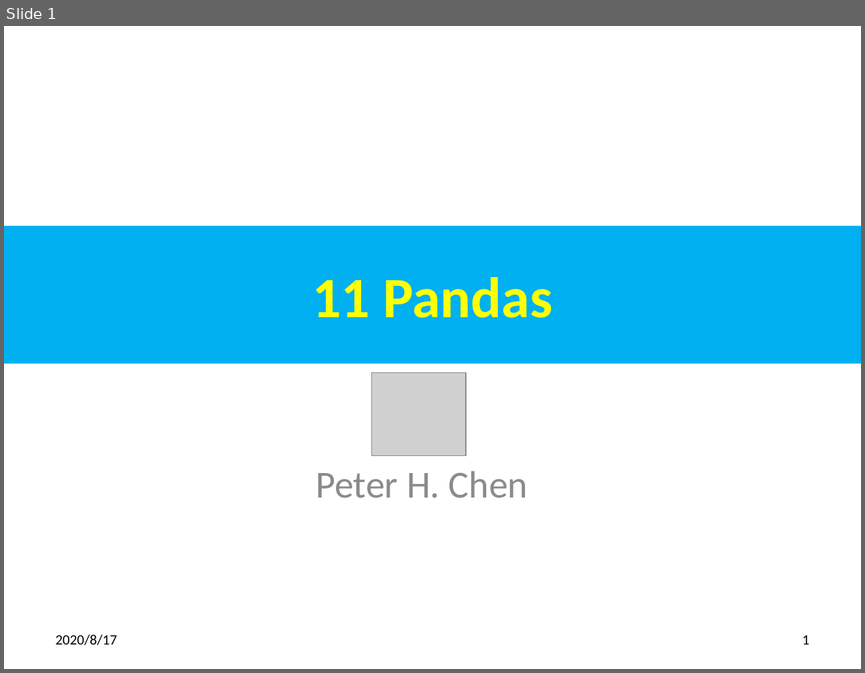
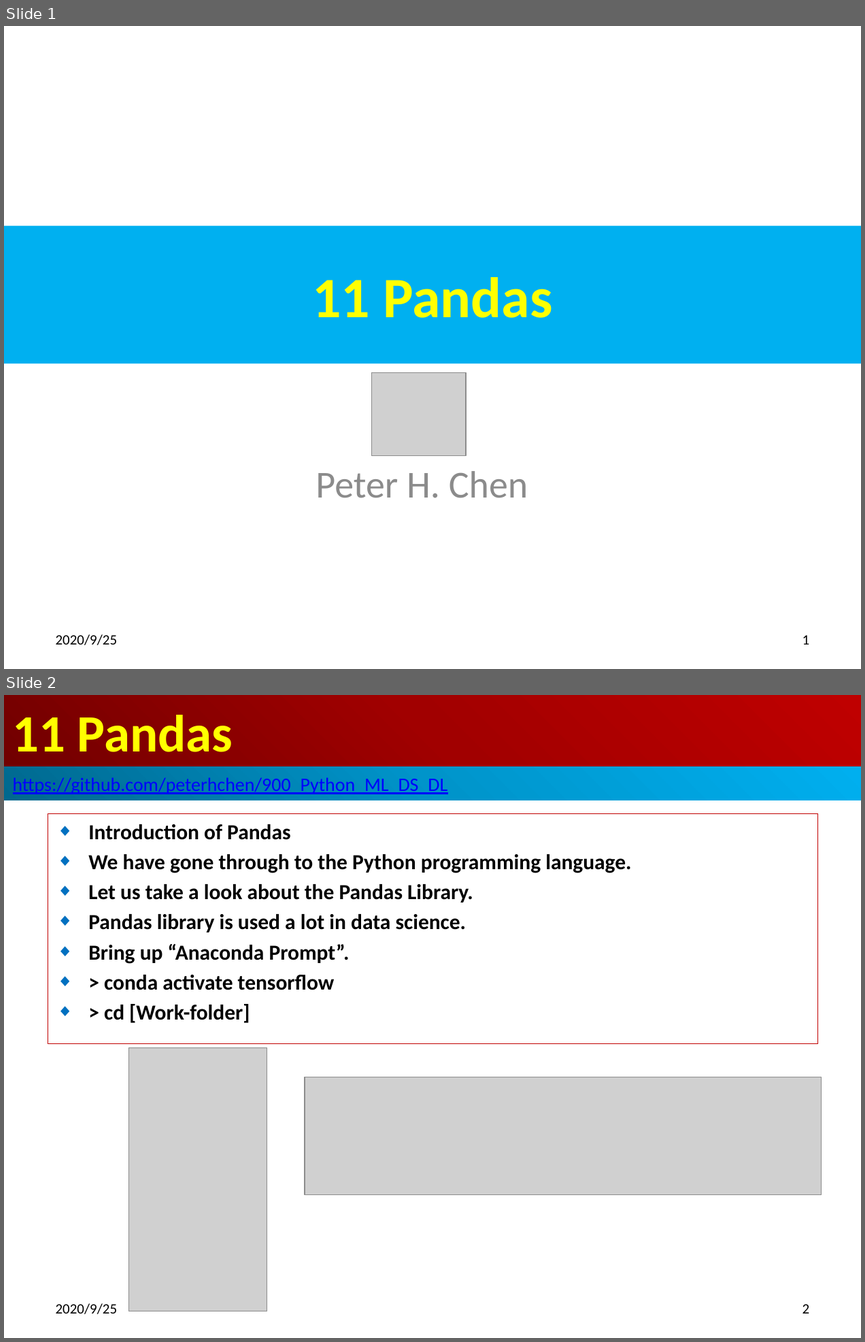
Before and after one commit to peterhchen/900_Python_ML_DS_DL, a slide deck: 011_PandaLibrary.pptx. Shown one above the other, each under a label of ours: slide 1 before the commit, slides 1 and 2 after it. The pictures are 865x673 and 865x1342 pixels, drawn with LibreOffice and Linux fonts; fonts in the diff are those of the drawing; grey boxes stand for pictures. Boxes give left, top, right and bottom in pixels: in the first picture for what was removed or moved away, otherwise in the second. Text is boxed around its words. In the diff, an @@ line names an element or a change of style, - is before the commit and + after.

```diff
--- a/011_PandaLibrary.pptx
+++ b/011_PandaLibrary.pptx
@@ slide 2 added at (4,695,861,1338), background #FFFFFF @@
@@ title added at (4,695,861,767), fill gradient #720000 to #A20000 to #C00000, 44 pt, text #FFFF00, bold @@
+11 Pandas
@@ rectangle added at (4,767,861,800), fill gradient #00688E to #0094CA to #00B0F0, 16 pt, text #0000FF, underline @@
+https://github.com/peterhchen/900_Python_ML_DS_DL
@@ subtitle added at (48,814,818,1044), outline #C00000 0.75 pt, 18 pt, text #000000, bold @@
+◆ Introduction of Pandas
+◆ We have gone through to the Python programming language.
+◆ Let us take a look about the Pandas Library.
+◆ Pandas library is used a lot in data science.
+◆ Bring up “Anaconda Prompt”.
+◆ > conda activate tensorflow
+◆ > cd [Work-folder]
@@ picture added at (129,1048,267,1311) @@
@@ picture added at (305,1077,821,1195) @@
@@ text added at (56,1303,118,1314), 12 pt, text #000000 @@
+2020/9/25
@@ page number added at (802,1304,810,1313), 12 pt, text #000000 @@
+2
@@ slide 1 changed as well @@
@@ text at (56,634,118,645): text changed @@
-2020/8/17
+2020/9/25
```
Also in this commit, not shown: 6 other slides changed, 35 other slides added, 3 slides removed.
